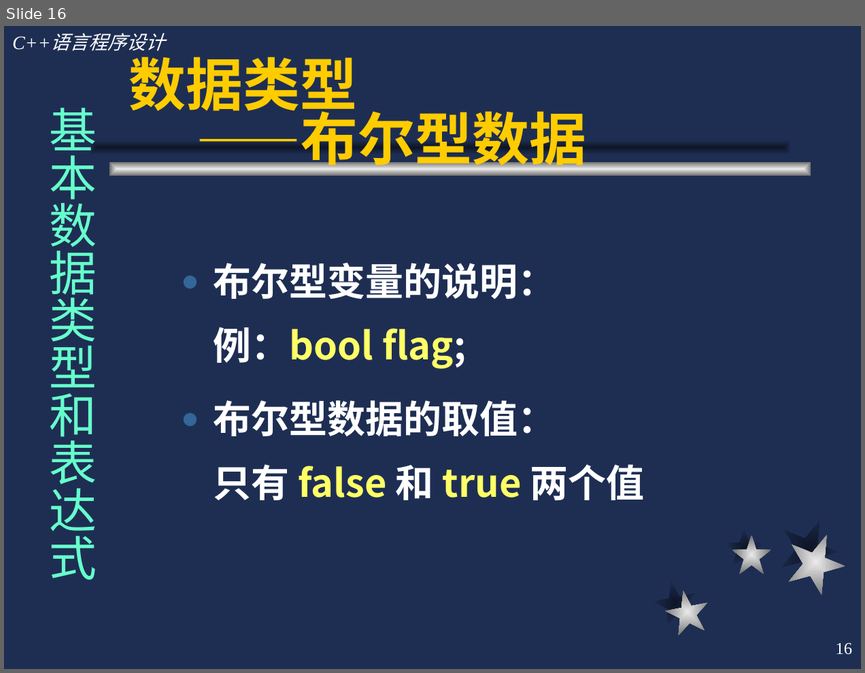
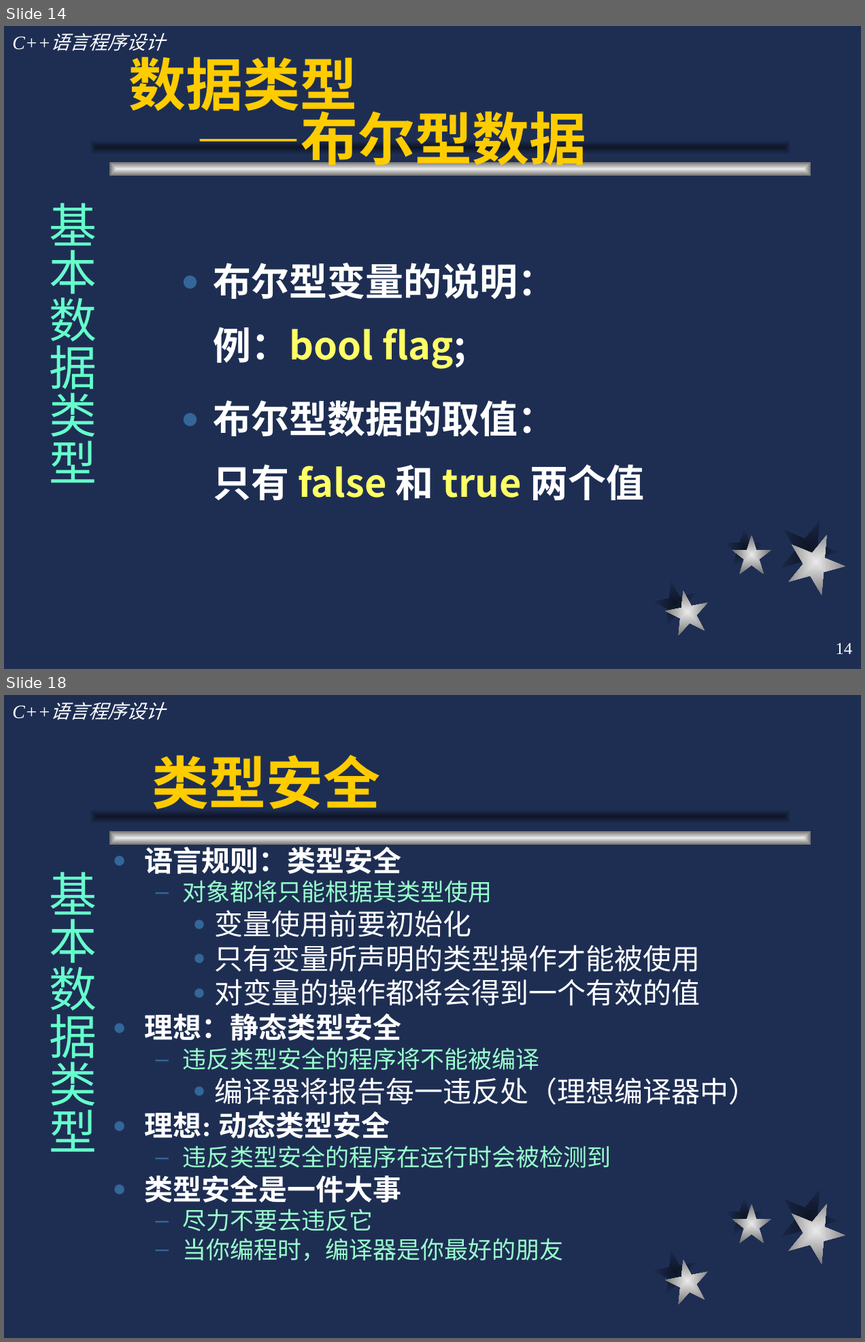
Before and after one commit to cugwhp/OOPCPP, a slide deck: 02.PPT/Ch2-C++语言概述/c++2.ppt. Shown one above the other, each under a label of ours: slide 16 before the commit, slides 14 and 18 after it; the slides between them are not shown. The pictures are 865x673 and 865x1342 pixels, drawn with LibreOffice and Linux fonts; fonts in the diff are those of the drawing. Boxes give left, top, right and bottom in pixels: in the first picture for what was removed or moved away, otherwise in the second. Text is boxed around its words. In the diff, an @@ line names an element or a change of style, - is before the commit and + after.

```diff
--- a/02.PPT/Ch2-C++语言概述/c++2.ppt
+++ b/02.PPT/Ch2-C++语言概述/c++2.ppt
@@ slide 18 added at (4, 695, 861, 1338), background #1E2E53; not listed: 9 template elements that a slide beside it also shows @@
@@ title added at (152, 755, 380, 817), 48 pt, text #FFCC00, bold @@
+类型安全
@@ text added at (145, 842, 757, 1261), 24 pt, text #FFFFFF @@
+● 语言规则：类型安全
+  – 对象都将只能根据其类型使用
+    ● 变量使用前要初始化
+    ● 只有变量所声明的类型操作才能被使用
+    ● 对变量的操作都将会得到一个有效的值
+● 理想：静态类型安全
+  – 违反类型安全的程序将不能被编译
+    ● 编译器将报告每一违反处（理想编译器中）
+● 理想: 动态类型安全
+  – 违反类型安全的程序在运行时会被检测到
+● 类型安全是一件大事
+  – 尽力不要去违反它
+  – 当你编程时，编译器是你最好的朋友
@@ text added at (49, 872, 96, 1151), 40 pt, text #66FFCC @@
+基本数据类型
@@ what was slide 16 is now slide 14 @@
@@ slide 14 changed as well @@
@@ text at (49, 203, 96, 482): text changed @@
-基本数据类型和表达式
+基本数据类型
@@ page number at (836, 643, 853, 654): text changed @@
-16
+14
```
Also in this commit, not shown: 67 other slides changed, 12 other slides added, 6 slides removed, 4 other files.
